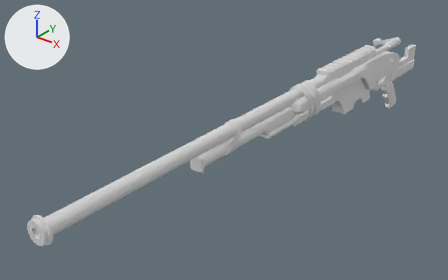
An edit to the FBX model Assets/6v6Shooter/Animations/[04] WeaponAnimations/Weapon - Balista Vortex animations.fbx, drawn before and after from the same camera.
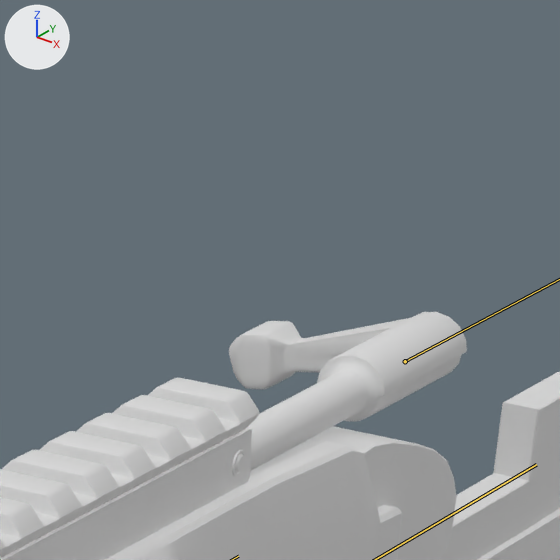
Each version is shown whole from a 50 mm camera at (0.605, -1.458, 0.626) aimed at (-0.104, -0.573, 0.077), then close up on the part from 77% to 92% of the width and 0% to 24% of the height. Every picture has the same lights, and +X, +Y and +Z are marked at upper left. Both versions are drawn at frame 56 of the action 'AN_MAG_Cogh'; the numbers are the values there. The bones that bend it are drawn over the model as lines in the close-ups.

Objects in the first close-up: 'Base - Ballista Vortex'.
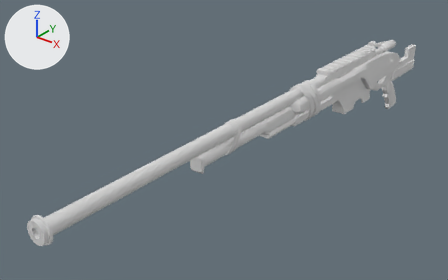
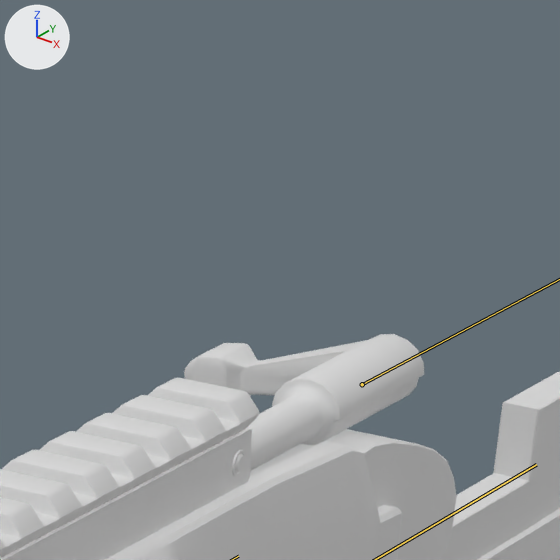
The change in detail:
Bone 'SniperLever - Sniper' (bone_sniperlever___sniper) moves from (0.0, 0.111, 0.0) to (0.0, 0.081, 0.0).

What differs and where, as boxes (x1, y1, x2, y2) in the close-ups (560 x 560 px):
'Base - Ballista Vortex', posed: before (0, 312, 560, 560); after (0, 334, 560, 560)
